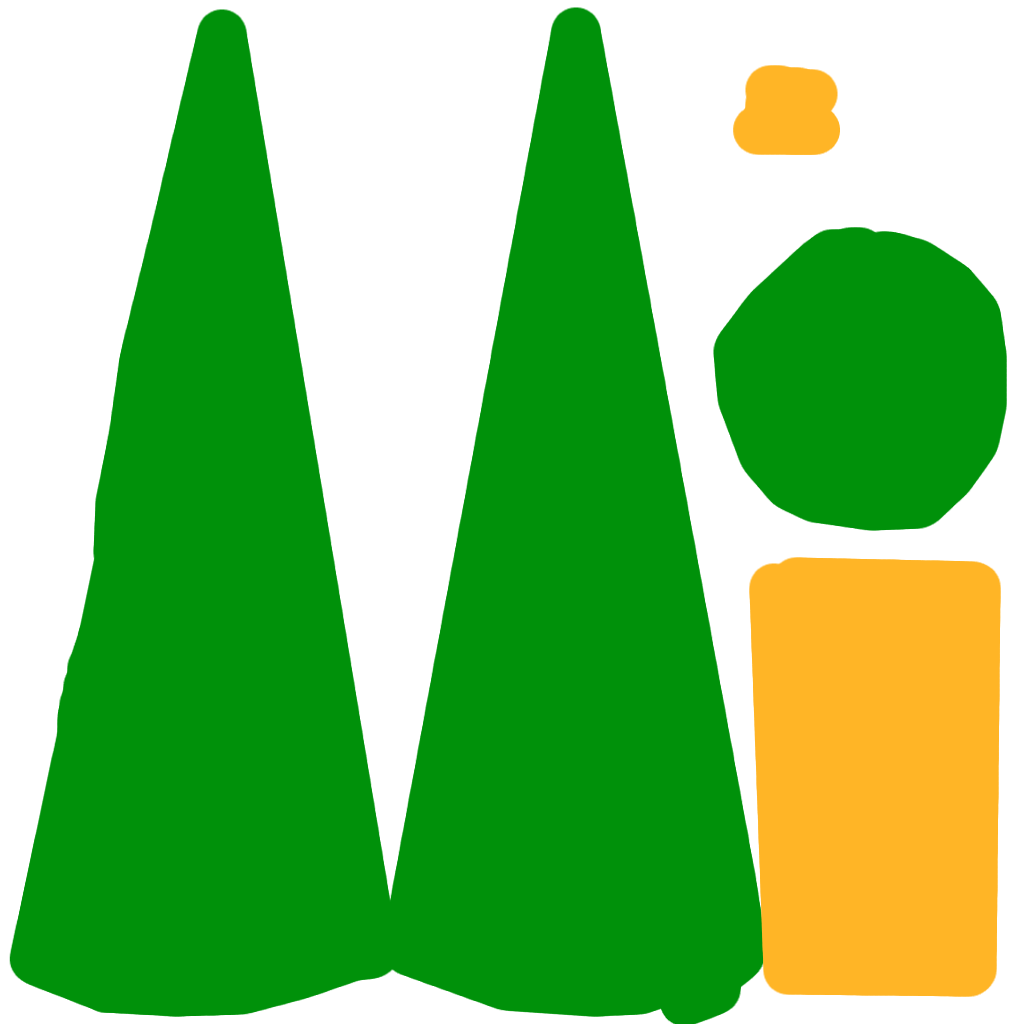
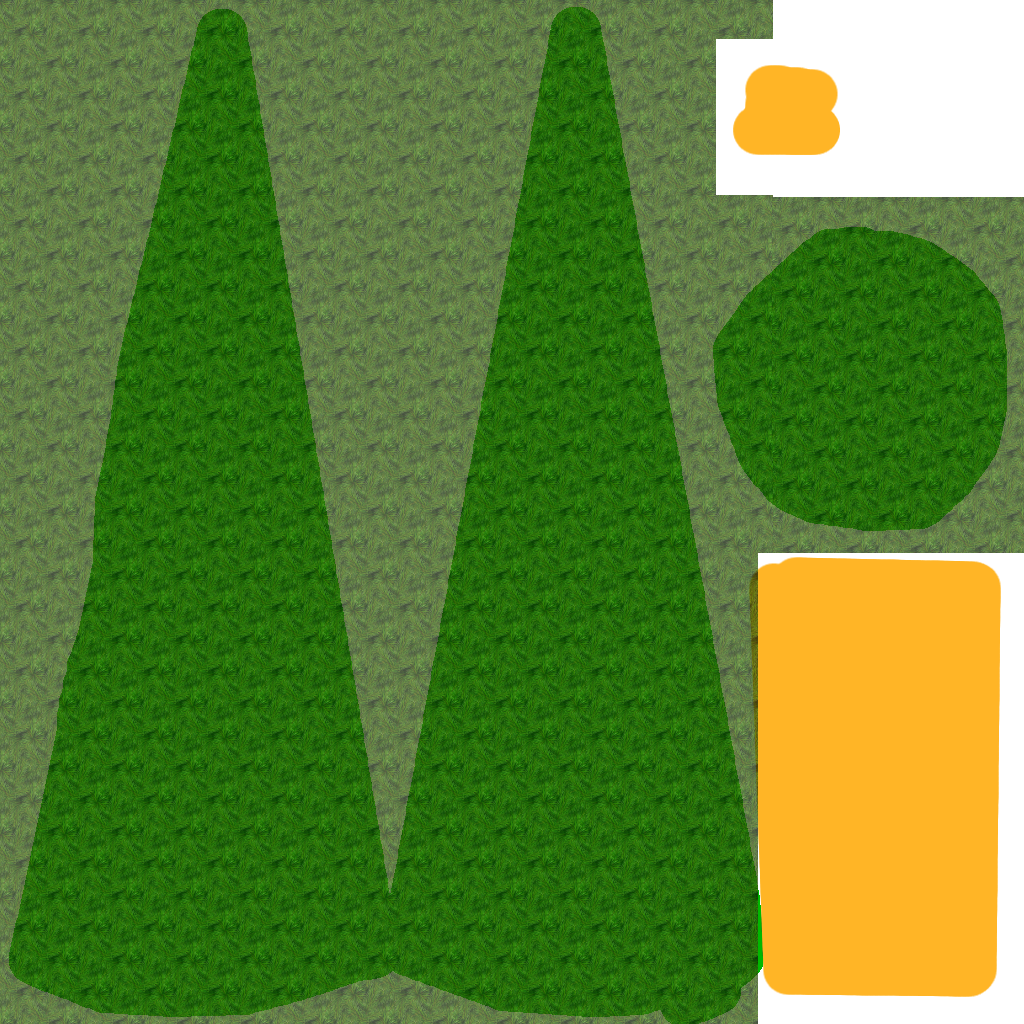
Two versions of the same layered image (1024x1024). Layer-by-layer changes:
added layer "needle-detail" (76%) above "solid-one" over 0, 0, 1024, 1024
painted on "solid-one" over 9, 7, 1007, 1024
